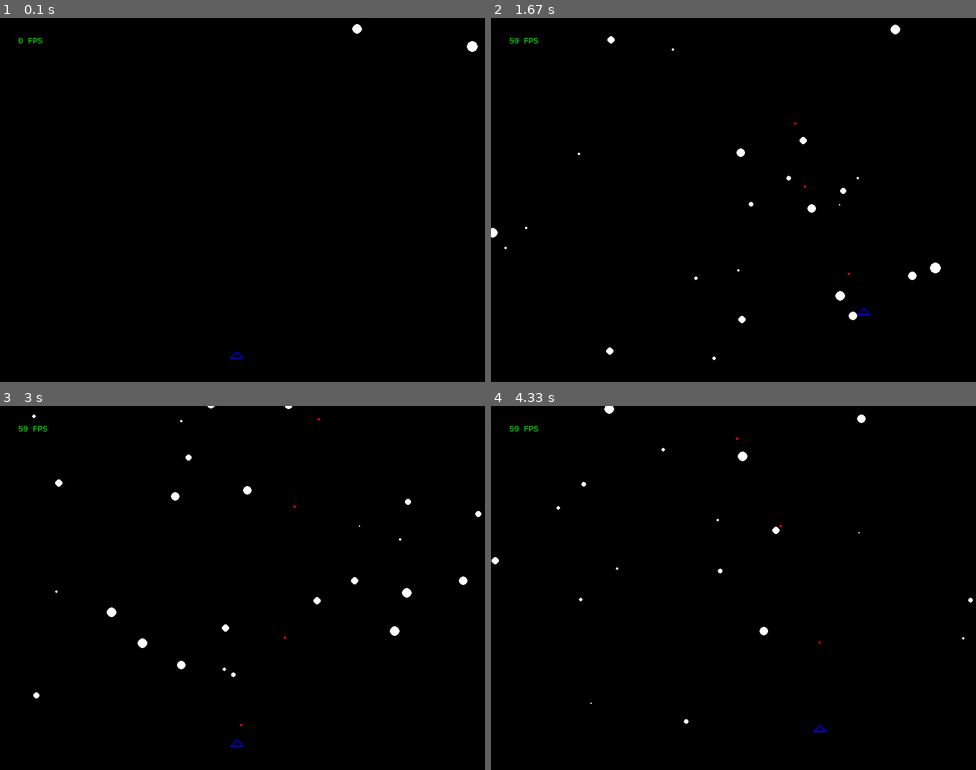
Above: before the commit, frames 1-4 (two rows, left to right).
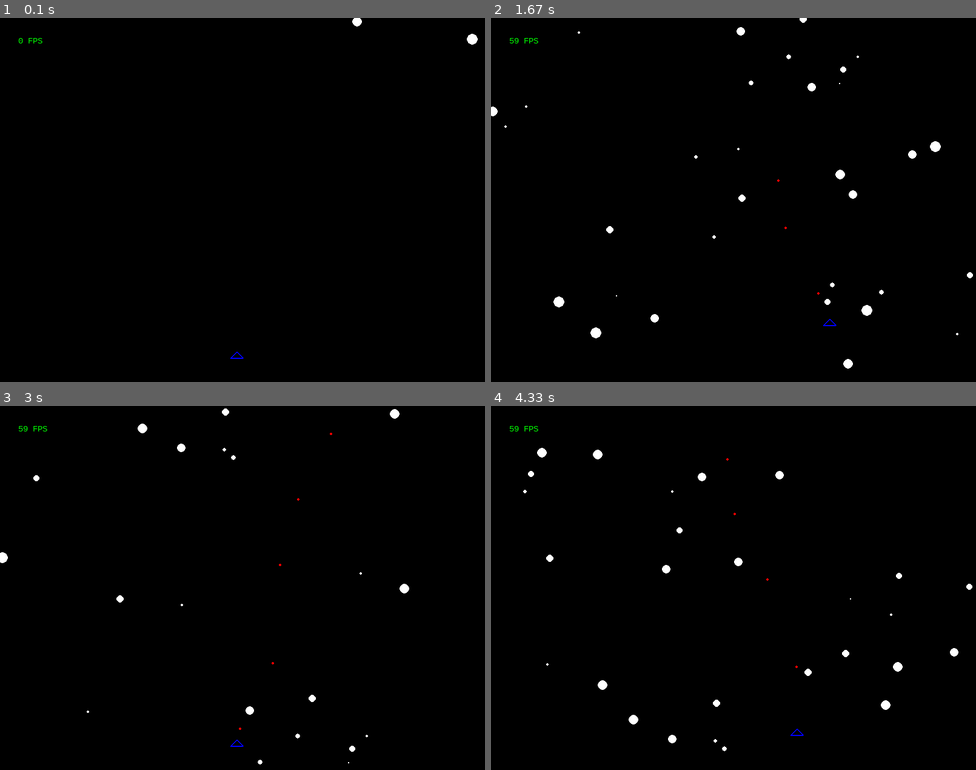
Above: after the commit, the same moments.

Repository: zareskjj/AsteroidsPygame
Game: pygame game, started from GameController.py
Two runs of this game, one before a commit and one after it. Both use one fixed random seed, a clock stepped at 60 frames per second and the inputs below.
Inputs:
- Up to frame 1 (0.1 s): no input
- Up to frame 2 (1.67 s): hold D 0.33-0.8 s; hold W 0.83-1.13 s; tap Space at 0.9, 1.23, 1.53 s; hold D 1.17-1.63 s
- Up to frame 3 (3 s): hold A 1.67-2.2 s; tap Space at 1.73, 2.03, 2.3, 2.63, 2.93 s; hold S 2.23-2.53 s; hold A 2.57-2.97 s
- Up to frame 4 (4.33 s): hold W 3-3.37 s; tap Space at 3.07, 3.47, 3.77, 4.13 s; hold D 3.4-4.03 s; hold S from 4.07 s (still down)

The runs differ from the first frame. In frame 1, 0.1% of the frame differs, in the area x 72-99%, y 0-10%; in frame 2, 1.1%, in the area x 0-100%, y 0-97%; in frame 3, 0.8%; in frame 4, 0.9%.

Commit message:
Update GameController.py

Diff:
--- a/GameController.py
+++ b/GameController.py
@@ -34,8 +34,8 @@
 y = 550
 
 # Sprite speeds
-player_speed = 4
-proj_speed = 8
+player_speed = 3
+proj_speed = 6
 
 # UP, DOWN, LEFT, RIGHT flags
 moves = [False, False, False, False]
@@ -144,7 +144,6 @@
 
     for a in asteroids:
         pygame.draw.circle(screen, WHITE, (a[0], a[1]), a[2], a[2])
-    #shots = filter_shots(shots)
     filter_shots(shots)
     for s in shots:
         pygame.draw.circle(screen, RED, (s[0], s[1]), 2, 2)
